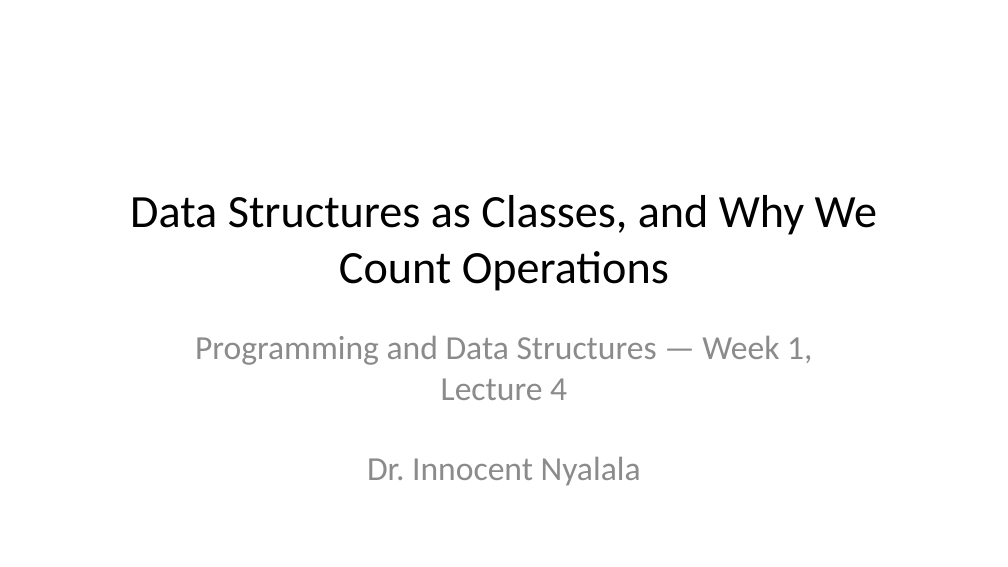
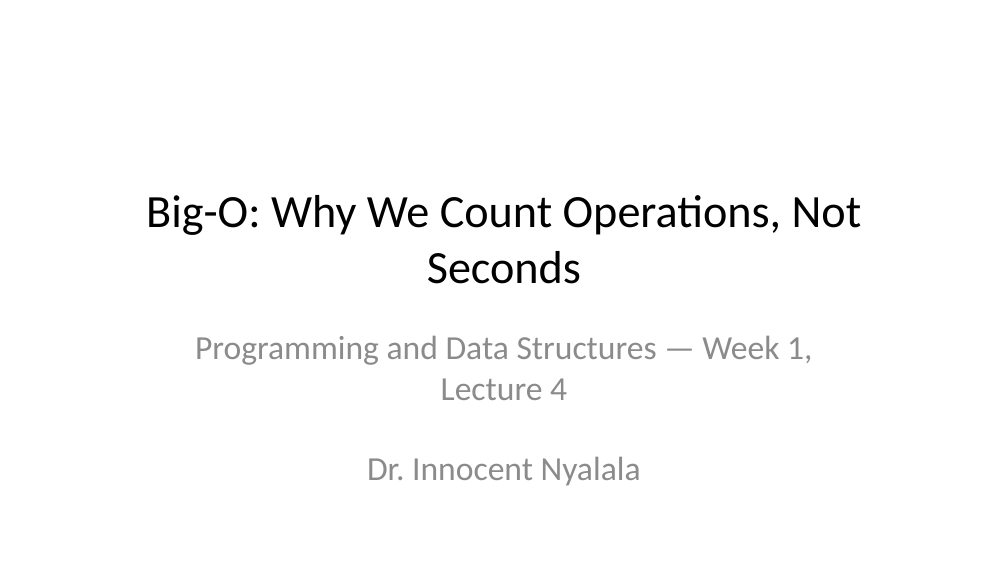
Before and after one commit to inyalala/iitmz-teaching-site, a slide deck: slide 1 of courses/z2005/00-oop-then-algorithms/lecture-4.pptx. Drawn at 1008x567 pixels with LibreOffice and Linux fonts; fonts in the diff are those of the drawing. Boxes give left, top, right and bottom in pixels: in the first picture for what was removed or moved away, otherwise in the second. Text is boxed around its words. In the diff, an @@ line names an element or a change of style, - is before the commit and + after.

```diff
--- a/courses/z2005/00-oop-then-algorithms/lecture-4.pptx
+++ b/courses/z2005/00-oop-then-algorithms/lecture-4.pptx
@@ title at (146,195,862,284): text changed @@
-Data Structures as Classes, and Why We Count Operations
+Big-O: Why We Count Operations, Not Seconds
```
Also in this commit, not shown: 2 other slides changed, 10 slides added, 6 slides removed, 25 other files.
